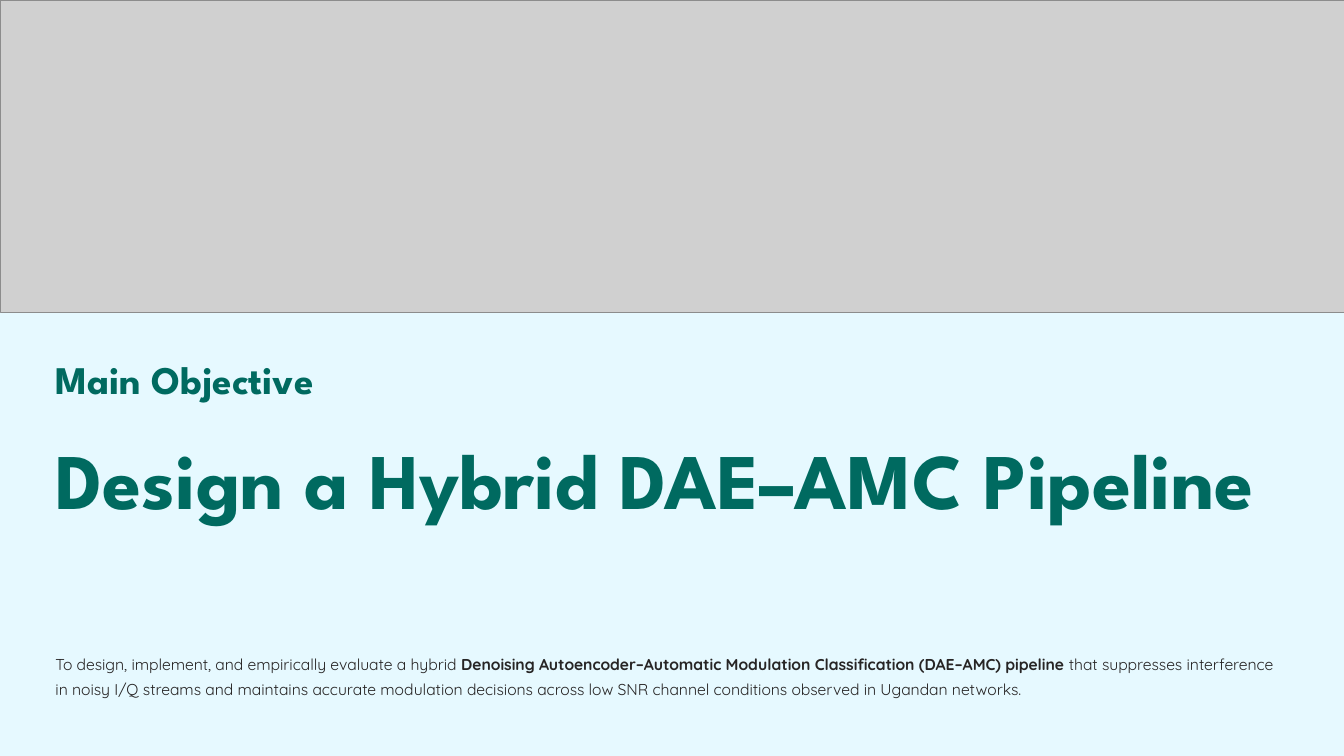
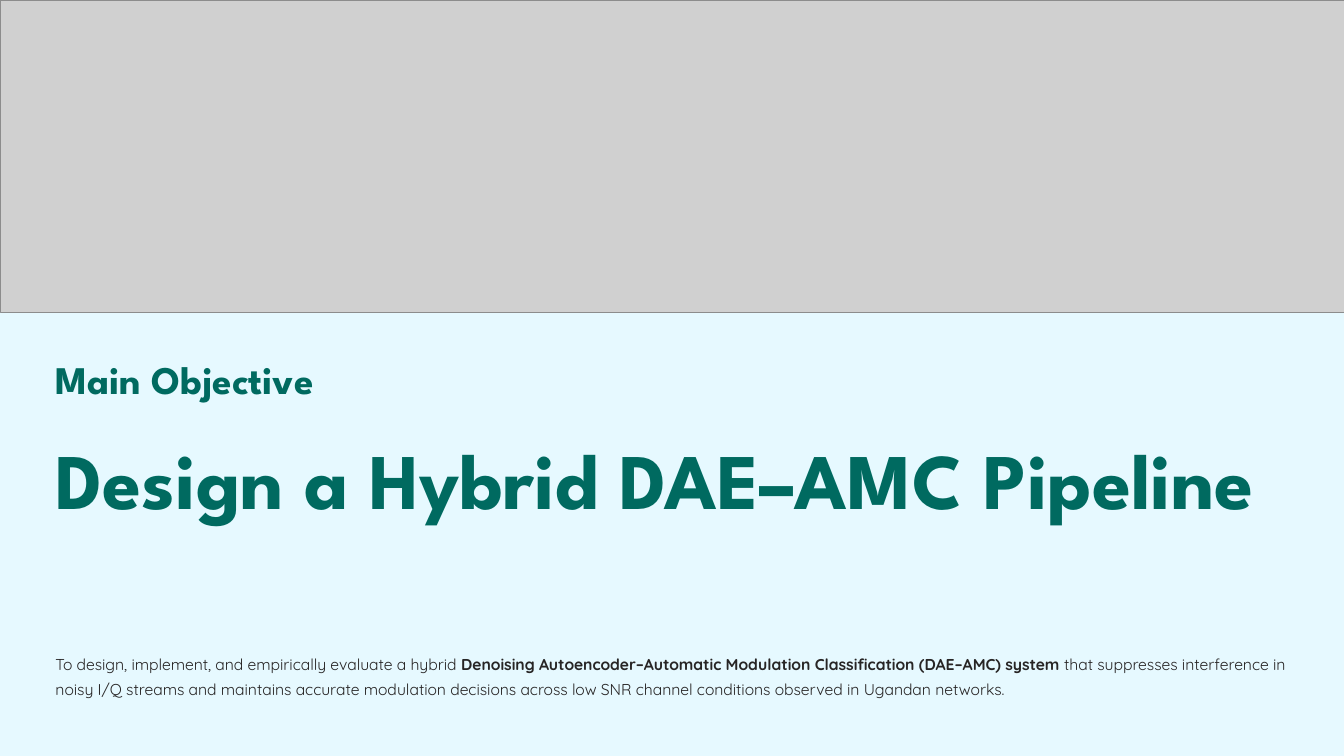
Before and after one commit to sharif-smj/Telecom-engineering-final-year-project, a slide deck: slide 6 of GSM Signal Denoising and Modulation Classification for Rural Uganda.pptx. Drawn at 1344x756 pixels with LibreOffice and Linux fonts; fonts in the diff are those of the drawing; grey boxes stand for pictures. Boxes give left, top, right and bottom in pixels: in the first picture for what was removed or moved away, otherwise in the second. Text is boxed around its words. In the diff, an @@ line names an element or a change of style, - is before the commit and + after.

```diff
--- a/GSM Signal Denoising and Modulation Classification for Rural Uganda.pptx
+++ b/GSM Signal Denoising and Modulation Classification for Rural Uganda.pptx
@@ text at <box>55,658,1285,698</box>: text changed @@
-To design, implement, and empirically evaluate a hybrid Denoising Autoencoder–Automatic Modulation Classification (DAE–AMC) pipeline that suppresses interference in noisy I/Q streams and maintains accurate modulation decisions across low SNR channel conditions observed in Ugandan networks.
+To design, implement, and empirically evaluate a hybrid Denoising Autoencoder–Automatic Modulation Classification (DAE–AMC) system that suppresses interference in noisy I/Q streams and maintains accurate modulation decisions across low SNR channel conditions observed in Ugandan networks.
```
Also in this commit, not shown: 14 other slides changed, 1 slide added, 2 other files.
